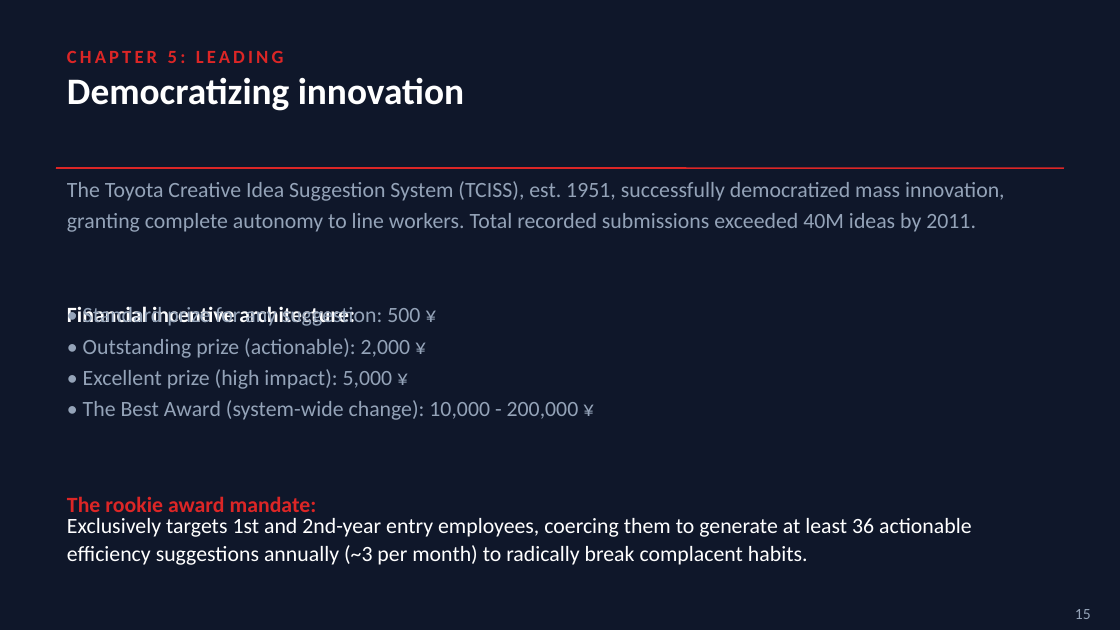
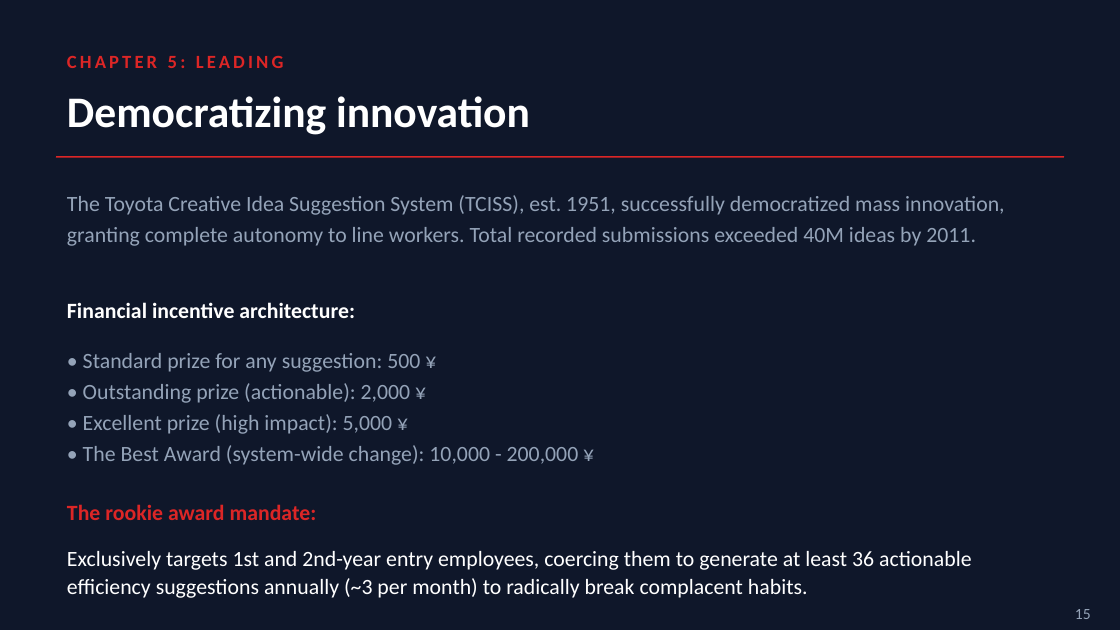
Before and after one commit to paymybills/EOMPresentation, a slide deck: slide 15 of EOM_Presentation.pptx. Drawn at 1120x630 pixels with LibreOffice and Linux fonts; fonts in the diff are those of the drawing. Boxes give left, top, right and bottom in pixels: in the first picture for what was removed or moved away, otherwise in the second. Text is boxed around its words. In the diff, an @@ line names an element or a change of style, - is before the commit and + after.

```diff
--- a/EOM_Presentation.pptx
+++ b/EOM_Presentation.pptx
@@ text "Democratizing innovation": place and size @@
-text "Democratizing innovation" at [67,77,464,111]
+text "Democratizing innovation" at [67,96,530,135]
@@ text "Democratizing innovation" at [67,96,530,135]: size 24 to 28 pt; vertical alignment middle to top @@
@@ text "The Toyota Creative Idea Suggestion ...": place and size @@
-text "The Toyota Creative Idea Suggestion ..." at [67,181,1005,232]
+text "The Toyota Creative Idea Suggestion ..." at [67,195,1005,246]
@@ line moved from (56, 168) - (1064, 168) to (56, 157) - (1064, 157) @@
@@ text "• Standard prize for any ...": place and size @@
-text "• Standard prize for any ..." at [83,306,579,420]
+text "• Standard prize for any ..." at [83,353,579,465]
@@ vertical alignment middle to top in 6 elements at [67,56,284,68], [67,195,1005,246], [67,551,971,598], [83,353,579,465], [67,302,355,318], [67,504,317,520] @@
@@ text "The rookie award mandate:": place and size @@
-text "The rookie award mandate:" at [67,496,317,519]
+text "The rookie award mandate:" at [67,504,317,520]
```
Also in this commit, not shown: 16 other slides changed, 1 other file.
